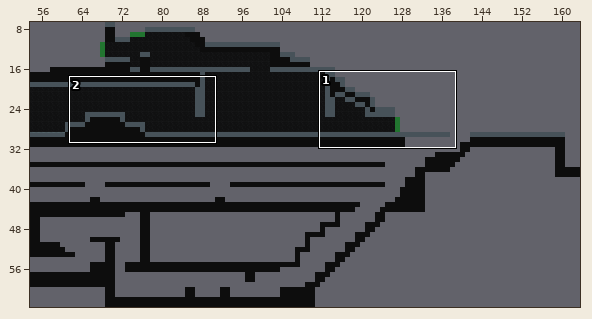
Tiled map -- loopopera/assets/src/level.tmx. Above, an overview of the earlier version with the close-up marked.
Close-up. The starting point:
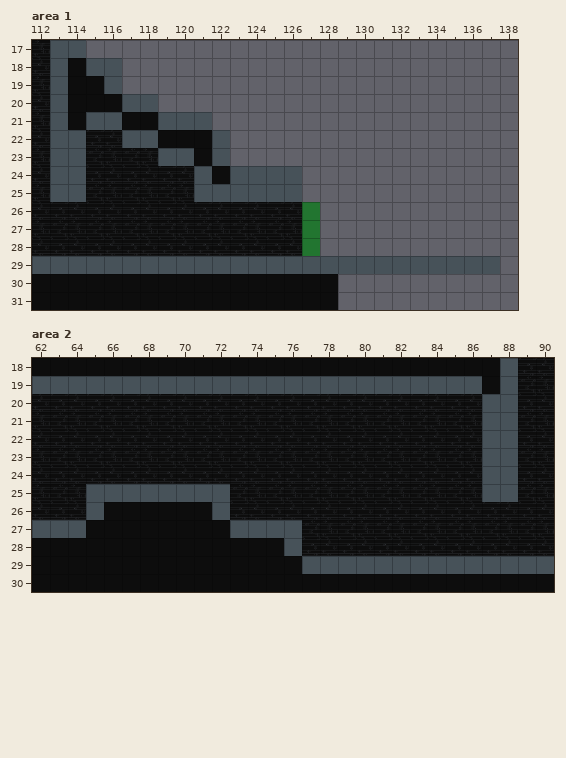
Cells are 50x50 px. Shown: area 1 x 112..138, y 17..31; area 2 x 62..90, y 18..30. The commit also changed other parts of the map, which this record leaves out. Tiles whose own drawing changed are shown in their newer look in all pictures.
After:
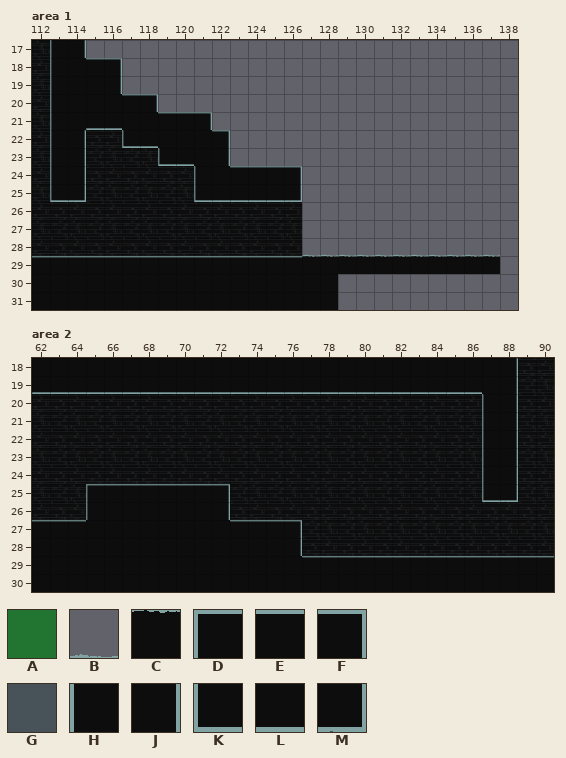
Key: from "tiles": A 2, B 12, C 22, D 25, E 26, F 27, G 32, H 35, J 37, K 45, L 46, M 47.
_ is an empty cell.
Change:
Layer "Copy of Tile Layer 1", area 1:
Tile A gives way to tile B in row 28 at x 127.
The edit adds tile B in row 28 at x 128 to 137.
Tile G gives way to tile C in row 29 at x 127 to 137.
Tile G gives way to tile E in row 18 at x 115; in row 20 at x 117; in row 21 at x 119 to 120; in row 24 at x 123 to 125; in row 29 at x 112 to 126.
Tile G gives way to tile F in row 18 at x 116; in row 20 at x 118; in row 21 at x 121; in row 22 at x 122; in row 24 at x 126.
Tile G gives way to tile H in rows 17 to 23 at x 113; in row 24 at x 113 and 121.
Tile G gives way to tile J in row 17 at x 114; in row 19 at x 116; in row 22 at x 114; in row 23 at x 114 and 122; in row 24 at x 114.
Tile G gives way to tile K in row 22 at x 117; in row 23 at x 119; in row 25 at x 113 and 121.
Tile G gives way to tile L in row 21 at x 115 to 116; in row 22 at x 118; in row 23 at x 120; in row 25 at x 122 to 125.
Tile G gives way to tile M in row 25 at x 114 and 126.
The edit erases tile A in rows 26 to 27 at x 127.
Layer "Copy of Tile Layer 1", area 2:
Tile G gives way to tile D in row 25 at x 65.
Tile G gives way to tile E in row 25 at x 66 to 71; in row 27 at x 62 to 64 and 73 to 75; in row 29 at x 77 to 90.
Tile G gives way to tile F in row 25 at x 72; in row 27 at x 76.
Tile G gives way to tile H in rows 20 to 24 at x 87; in row 26 at x 65.
Tile G gives way to tile J in rows 18 to 24 at x 88; in row 26 at x 72; in row 28 at x 76.
Tile G gives way to tile K in row 25 at x 87.
Tile G gives way to tile L in row 19 at x 62 to 86.
Tile G gives way to tile M in row 25 at x 88.
Boxes around the changes in both close-ups, in picture pixels (x1, y1, x2, y2):
changed: (32, 40, 500, 274)
changed: (32, 358, 554, 574)
